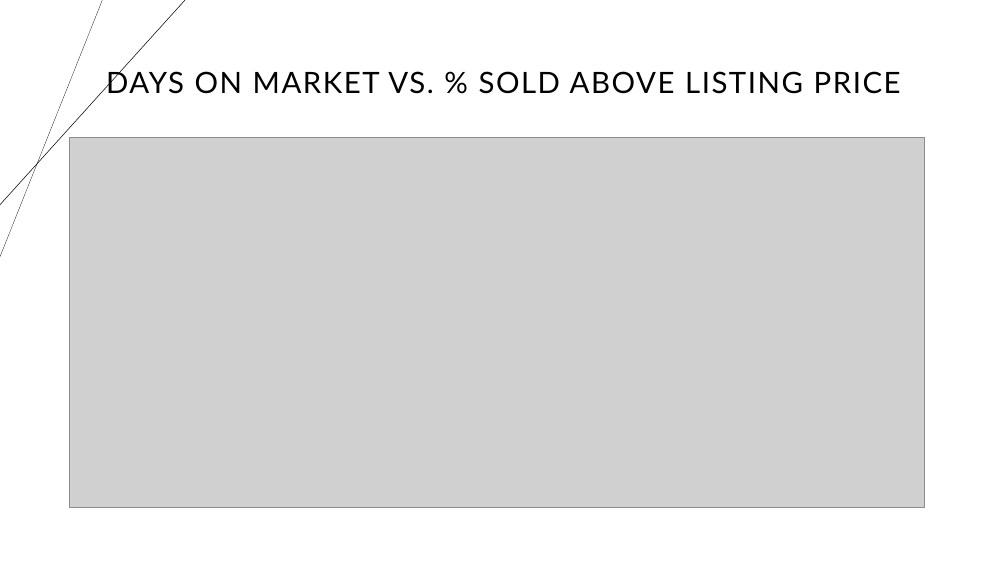
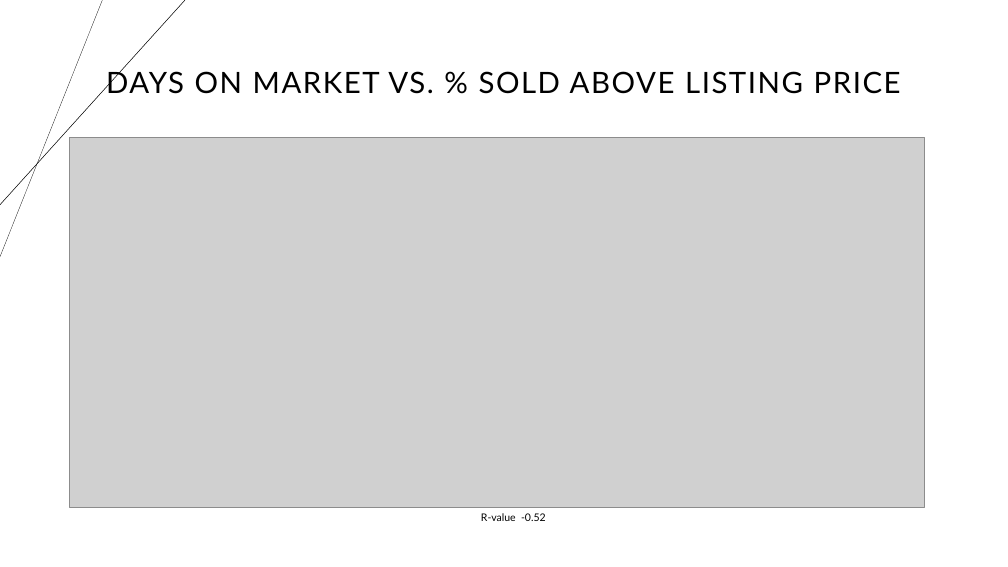
Before and after one commit to zarbin/UTA_Project-1, a slide deck: slide 9 of Presentation/slide_deck.pptx. Drawn at 1008x567 pixels with LibreOffice and Linux fonts; fonts in the diff are those of the drawing; grey boxes stand for pictures. Boxes give left, top, right and bottom in pixels: in the first picture for what was removed or moved away, otherwise in the second. Text is boxed around its words. In the diff, an @@ line names an element or a change of style, - is before the commit and + after.

```diff
--- a/Presentation/slide_deck.pptx
+++ b/Presentation/slide_deck.pptx
@@ text added at (481,513,546,521), 10 pt, text #000000 @@
+R-value -0.52
```
Also in this commit, not shown: 2 other slides changed, 1 slide added, 1 slide removed.
